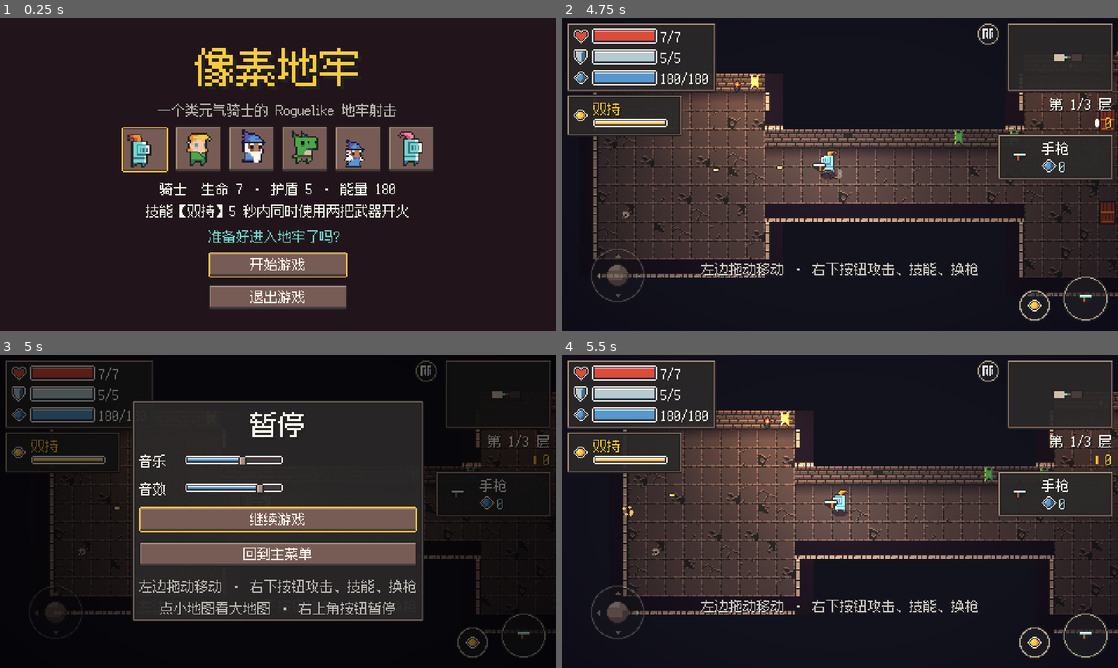
Above: before the commit, frames 1-4 (two rows, left to right).
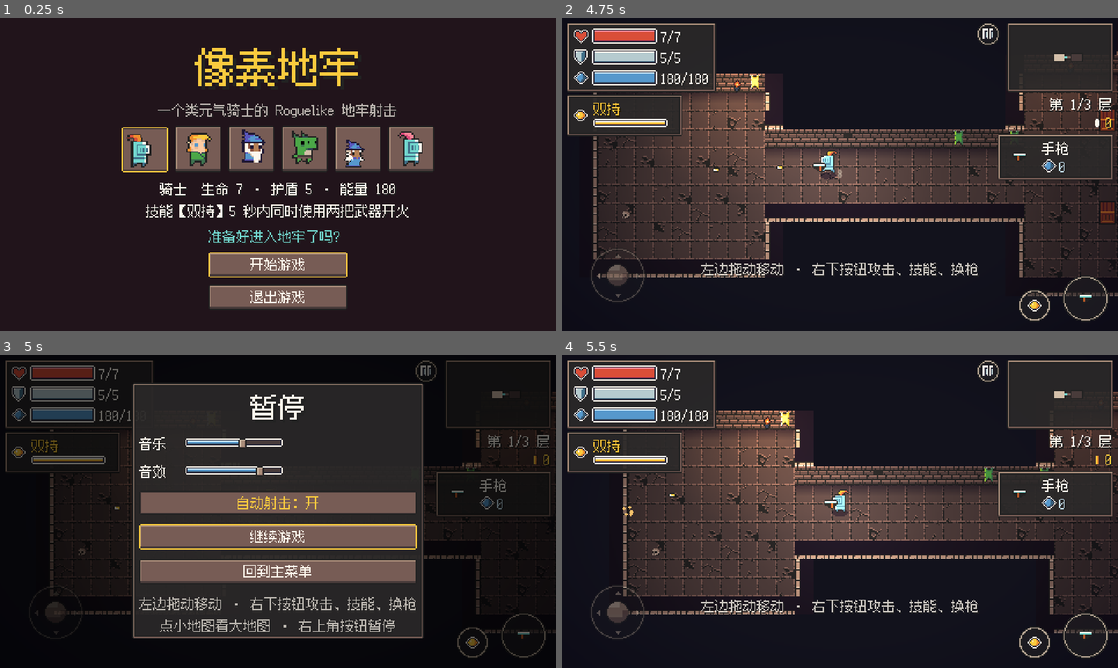
Above: after the commit, the same moments.

Repository: brondon1/game
Game: Godot game, scene res://ui/main_menu.tscn
Same seed, same stepped clock (60 frames per second), same inputs: the game is played once before the commit and once after it.
Inputs (mouse positions are in pixels of both pictures, inside the frame that each line leads up to):
- Up to frame 1 (0.25 s): no input
- Up to frame 2 (4.75 s): click "开始游戏" at 0.5 s; move the mouse to (962, 158) at 1.27 s; press the mouse at (962, 158) at 1.28 s; hold D (move_right) 1.28-2 s; release the mouse at (962, 158) at 2 s; drag from (728, 190) to (1040, 177) at 2.02 s; move the mouse to (895, 105) at 2.77 s; press the mouse at (895, 105) at 2.78 s; hold D (move_right) 2.78-3.5 s; release the mouse at (895, 105) at 3.5 s; drag from (812, 237) to (967, 158) at 3.52 s; tap Enter at 4.25 s; move the mouse to (1006, 221) at 4.27 s; press the mouse at (1006, 221) at 4.28 s; hold A (move_left) from 4.28 s (still down)
- Up to frame 3 (5 s): keep holding A (move_left); tap Escape (pause) at 4.9 s
- Up to frame 4 (5.5 s): release A (move_left) at 5 s; release the mouse at (1006, 558) at 5 s; click "继续游戏" at 5 s

Frames 1-2 are identical in both runs. In frame 3, 22% of the frame differs, in the area x 23-77%, y 8-91%; in frame 4, nothing differs.

Commit message:
门关上后自动射击
- 进入战斗房锁门后（GameState.in_combat），瞄准的敌人子弹打得到就自动开火；
  近战武器等敌人进入攻击范围再挥；清完房间开门后停止
- 暂停菜单加"自动射击：开 / 关"开关，保存在 settings.cfg，默认开启
- README 加入说明

Diff:
--- a/autoload/game_state.gd
+++ b/autoload/game_state.gd
@@ -69,6 +69,11 @@
 var best_floor := 0
 var wins := 0
 
+## 设置：门关上（在打怪）时自动开火（保存在 settings.cfg，由 Sound 读写）
+var auto_fire := true
+## 当前是否在锁门的战斗房里（房间锁门时设为 true，清空后设为 false）
+var in_combat := false
+
 
 func _ready() -> void:
 	for path in CHARACTER_PATHS:
@@ -80,6 +85,7 @@
 
 func new_run() -> void:
 	current_floor = 1
+	in_combat = false
 	coins = 0
 	kills = 0
 	max_hp = character.max_hp
--- a/autoload/sound.gd
+++ b/autoload/sound.gd
@@ -1,6 +1,6 @@
 extends Node
 ## 音效和背景音乐管理器。任何地方调用 Sound.play(Sound.XXX) 播放音效，Sound.play_music() 切换背景音乐。
-## 音量设置（音乐 / 音效两条总线）保存在 user://settings.cfg。
+## 音量设置（音乐 / 音效两条总线）和自动射击开关保存在 user://settings.cfg。
 
 const SHOOT := preload("res://assets/audio/shoot.wav")
 const HIT := preload("res://assets/audio/hit.wav")
@@ -103,6 +103,7 @@
 	var cfg := ConfigFile.new()
 	cfg.set_value("audio", "music", get_volume(&"Music"))
 	cfg.set_value("audio", "sfx", get_volume(&"SFX"))
+	cfg.set_value("game", "auto_fire", GameState.auto_fire)
 	cfg.save(SETTINGS_PATH)
 
 
@@ -111,6 +112,7 @@
 	cfg.load(SETTINGS_PATH)
 	set_volume(&"Music", cfg.get_value("audio", "music", 0.6))
 	set_volume(&"SFX", cfg.get_value("audio", "sfx", 0.8))
+	GameState.auto_fire = cfg.get_value("game", "auto_fire", true)
 
 
 func _on_node_added(node: Node) -> void:
--- a/dungeon/dungeon.gd
+++ b/dungeon/dungeon.gd
@@ -106,6 +106,7 @@
 
 
 func _ready() -> void:
+	GameState.in_combat = false
 	Events.room_cleared.connect(_on_room_cleared)
 	Events.player_died.connect(_on_player_died)
 	buff_select.buff_chosen.connect(_on_buff_chosen)
--- a/dungeon/room.gd
+++ b/dungeon/room.gd
@@ -94,6 +94,7 @@
 	if _state != State.IDLE or not body is Player:
 		return
 	_state = State.FIGHTING
+	GameState.in_combat = true
 	if type == Type.BOSS:
 		_waves_left = 1
 	else:
@@ -176,6 +177,7 @@
 
 func _clear() -> void:
 	_state = State.CLEARED
+	GameState.in_combat = false
 	for door in doors:
 		door.set_closed(false)
 	Sound.play(Sound.DOOR, -4.0)
--- a/player/player.gd
+++ b/player/player.gd
@@ -19,6 +19,7 @@
 var _since_hit := 0.0
 var _regen_timer := 0.0
 var _nearby_interactables: Array = []
+var _aim_target: Enemy
 var _dead := false
 var _offhand_on := false
 var _dash_velocity := Vector2.ZERO
@@ -65,7 +66,7 @@
 
 	_update_aim()
 	_animate(delta)
-	if Input.is_action_pressed("shoot"):
+	if Input.is_action_pressed("shoot") or _wants_auto_fire():
 		shoot()
 	_update_timers(delta)
 
@@ -142,6 +143,7 @@
 
 func _update_aim() -> void:
 	var target: Enemy = find_aim_target() if auto_aim else null
+	_aim_target = target
 	if target:
 		# 从手上的枪瞄向敌人身体中心，和子弹实际飞的路线一致
 		aim_direction = weapon_pivot.global_position.direction_to(target.global_position + Vector2(0, -4))
@@ -158,6 +160,16 @@
 	var facing_left := aim_direction.x < 0.0
 	sprite.flip_h = facing_left
 	weapon_pivot.scale.y = -1.0 if facing_left else 1.0
+
+
+## 自动射击：门关着（在打怪）时，只要瞄着的敌人子弹打得到就自动开火；
+## 近战武器等敌人进了攻击范围再挥。在暂停菜单里可以关掉。
+func _wants_auto_fire() -> bool:
+	if not GameState.auto_fire or not GameState.in_combat or not is_instance_valid(_aim_target):
+		return false
+	if weapon.data and weapon.data.is_melee:
+		return global_position.distance_to(_aim_target.global_position) <= weapon.data.melee_range + 8.0
+	return has_clear_shot(_aim_target.global_position + Vector2(0, -4))
 
 
 ## 瞄准范围内最近的敌人（自动瞄准和刺客技能都用它）。
--- a/ui/pause_menu.gd
+++ b/ui/pause_menu.gd
@@ -1,11 +1,12 @@
 extends CanvasLayer
-## 暂停菜单：Esc / P / 手柄 Start / 手机右上角的暂停按钮打开或关闭。可以调节音乐和音效音量。
+## 暂停菜单：Esc / P / 手柄 Start / 手机右上角的暂停按钮打开或关闭。可以调节音乐和音效音量、开关自动射击。
 
 @onready var resume_button: Button = %ResumeButton
 @onready var main_menu_button: Button = %MainMenuButton
 @onready var music_slider: HSlider = %MusicSlider
 @onready var sfx_slider: HSlider = %SfxSlider
 @onready var controls: Label = %Controls
+@onready var auto_fire_button: Button = %AutoFireButton
 
 
 func _ready() -> void:
@@ -16,6 +17,11 @@
 	main_menu_button.pressed.connect(_to_main_menu)
 	music_slider.value = Sound.get_volume(&"Music")
 	sfx_slider.value = Sound.get_volume(&"SFX")
+	auto_fire_button.button_pressed = GameState.auto_fire
+	_refresh_auto_fire()
+	auto_fire_button.toggled.connect(func(on: bool) -> void:
+		GameState.auto_fire = on
+		_refresh_auto_fire())
 	music_slider.value_changed.connect(func(v: float) -> void: Sound.set_volume(&"Music", v))
 	sfx_slider.value_changed.connect(func(v: float) -> void:
 		Sound.set_volume(&"SFX", v)
@@ -34,6 +40,11 @@
 	get_viewport().set_input_as_handled()
 
 
+## 自动射击：门关上（在打怪）时，瞄准到打得到的敌人就自动开火
+func _refresh_auto_fire() -> void:
+	auto_fire_button.text = "自动射击：%s" % ("开" if GameState.auto_fire else "关")
+
+
 func _resume() -> void:
 	Sound.save_settings()
 	hide()
--- a/ui/pause_menu.tscn
+++ b/ui/pause_menu.tscn
@@ -69,6 +69,12 @@
 max_value = 1.0
 step = 0.05
 
+[node name="AutoFireButton" type="Button" parent="Center/Panel/VBox"]
+unique_name_in_owner = true
+layout_mode = 2
+toggle_mode = true
+text = "自动射击：开"
+
 [node name="ResumeButton" type="Button" parent="Center/Panel/VBox"]
 unique_name_in_owner = true
 custom_minimum_size = Vector2(120, 0)
Not shown, changed: README.md
